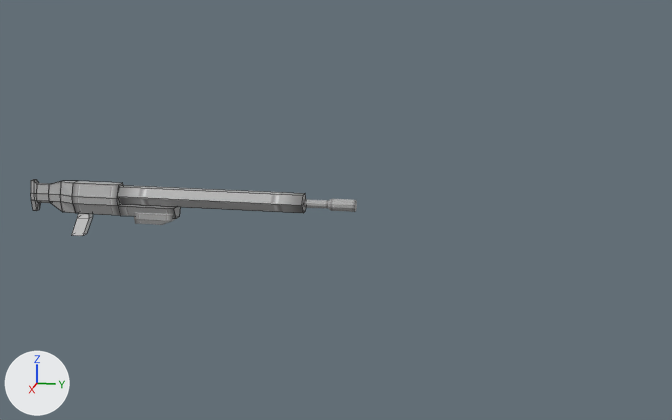
One commit to the Blender file ethernet/data/weapons/machinegun/image.blend: the scene before it, then after it.
One viewpoint serves both versions: a 50 mm camera at (6.03, 3.44, 1.46) aimed at (-0.02, 2.23, -0.05). Lighting does not change. The marker at lower left points along +X, +Y and +Z. Mesh edges are drawn as thin lines on the coarser meshes.
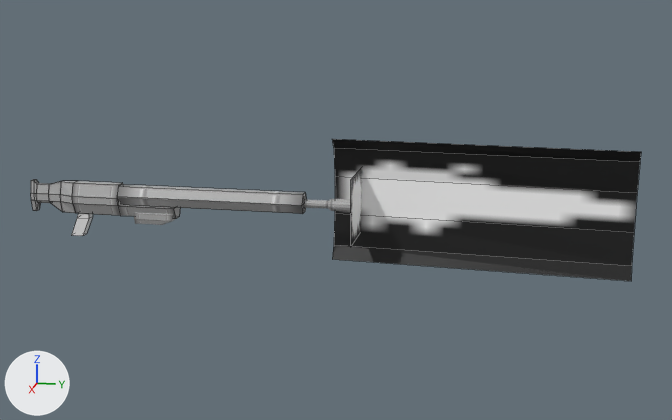
Changed parts and their boxes [x1, y1, x2, y2] in the pictures (672 x 420 px):
'MuzzleFlashSide', added: after [332, 139, 641, 281]
'MuzzleFlash1', added: after [351, 169, 362, 246]

Diff of the bpy script that builds the scene:
```diff
--- a/ethernet/data/weapons/machinegun/image.blend.py
+++ b/ethernet/data/weapons/machinegun/image.blend.py
@@ img_flash_side_png @@
+img_flash_side_png = load_image('flash.side.png', 'flash.side.png', 16, 16, 'Non-Color')
@@ img_flash_front_png @@
+img_flash_front_png = load_image('flash.front.png', 'flash.front.png', 16, 16, 'Non-Color')
@@ mat_flash_side_png @@
+mat_flash_side_png = principled_material('flash.side.png')
+mat_flash_side_png.texture = img_flash_side_png
@@ mat_flash_front_png @@
+mat_flash_front_png = principled_material('flash.front.png')
+mat_flash_front_png.texture = img_flash_front_png
@@ me_cylinder_008 @@
+me_cylinder_008.from_pydata(...)  # 12 vertices, 5 faces; spans x -2.05..2.12, y -0.45..-0.01, z -1.0..1.0
+me_cylinder_008.materials.append(mat_flash_side_png)  # picture img_flash_side_png
@@ me_muzzleflash1 @@
+me_muzzleflash1.from_pydata(...)  # 4 vertices, 1 face; spans x -1.0..1.0, y -1.0..1.0, z 0.0
+me_muzzleflash1.materials.append(mat_flash_front_png)  # picture img_flash_front_png
@@ ob_muzzleflashside @@
+ob_muzzleflashside = bpy.data.objects.new('MuzzleFlashSide', me_cylinder_008)
+ob_muzzleflashside.location = (-0.004, 3.185, -0.014)
+ob_muzzleflashside.rotation_euler = (-1.571, -1.571, 0.0)  # degrees (-90, -90, 0)
+ob_muzzleflashside.scale = (0.204, 0.424, 1.0)
@@ ob_muzzleflash1 @@
+ob_muzzleflash1 = bpy.data.objects.new('MuzzleFlash1', me_muzzleflash1)
+ob_muzzleflash1.location = (0.001, 2.378, -0.014)
+ob_muzzleflash1.rotation_euler = (1.571, 0.0, 0.0)  # degrees (90, 0, 0)
+ob_muzzleflash1.scale = (-0.227, -0.227, -0.227)
```
